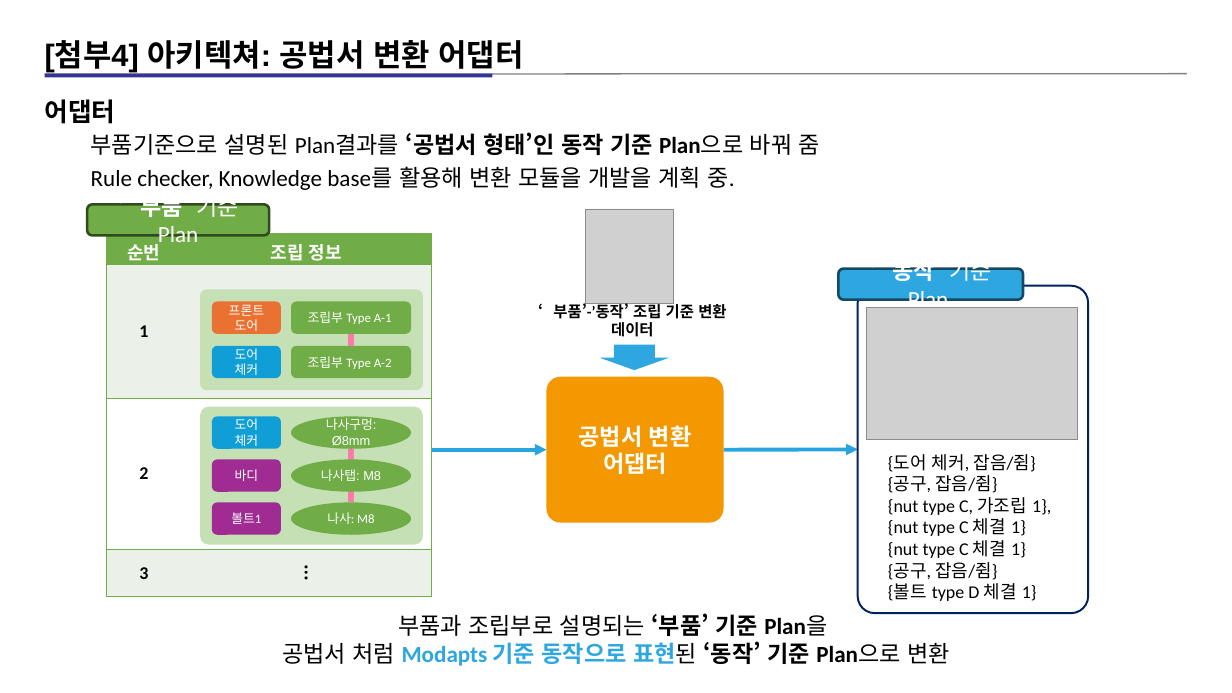
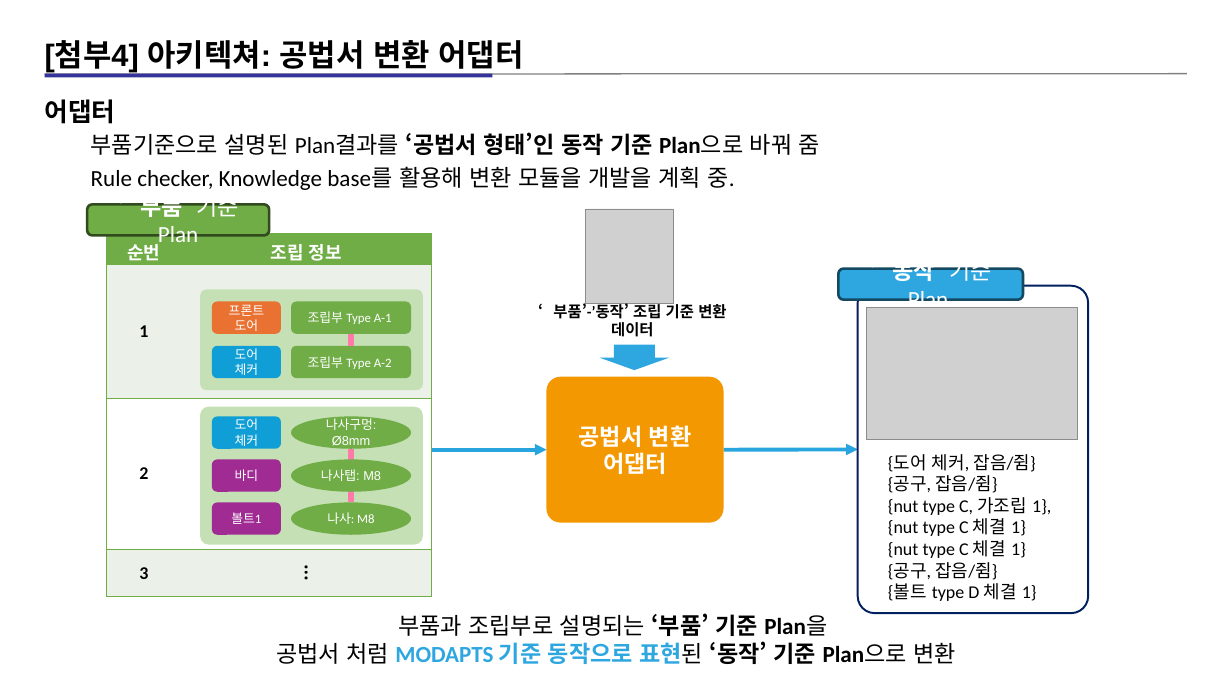
Before and after one commit to kimz1121/test, a slide deck: slide 9 of 현대차 심볼릭 플레너 예시 설명 자료_14_아키텍쳐_자료(작성중)_피드백_반영.pptx (slide 10 before the commit). Drawn at 1232x693 pixels with LibreOffice and Linux fonts; fonts in the diff are those of the drawing; grey boxes stand for pictures. Boxes give left, top, right and bottom in pixels: in the first picture for what was removed or moved away, otherwise in the second. Text is boxed around its words. In the diff, an @@ line names an element or a change of style, - is before the commit and + after.

```diff
--- a/현대차 심볼릭 플레너 예시 설명 자료_14_아키텍쳐_자료(작성중)_피드백_반영.pptx
+++ b/현대차 심볼릭 플레너 예시 설명 자료_14_아키텍쳐_자료(작성중)_피드백_반영.pptx
@@ text at (x1=276, y1=613, x2=956, y2=664): text changed @@
-부품과 조립부로 설명되는 ‘부품’ 기준 Plan을
-공법서 처럼 Modapts 기준 동작으로 표현된 ‘동작’ 기준 Plan으로 변환
+부품과 조립부로 설명되는 ‘부품’ 기준 Plan을
+공법서 처럼 MODAPTS 기준 동작으로 표현된 ‘동작’ 기준 Plan으로 변환
```
Also in this commit, not shown: 4 other slides changed, 1 slide removed.
